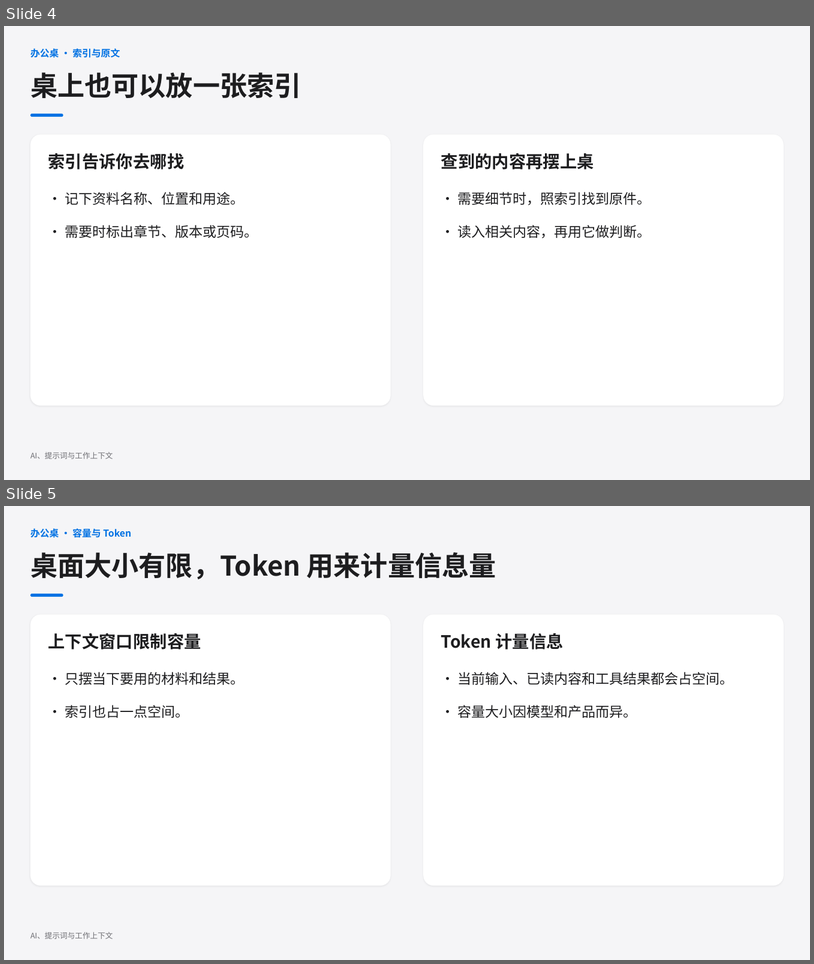
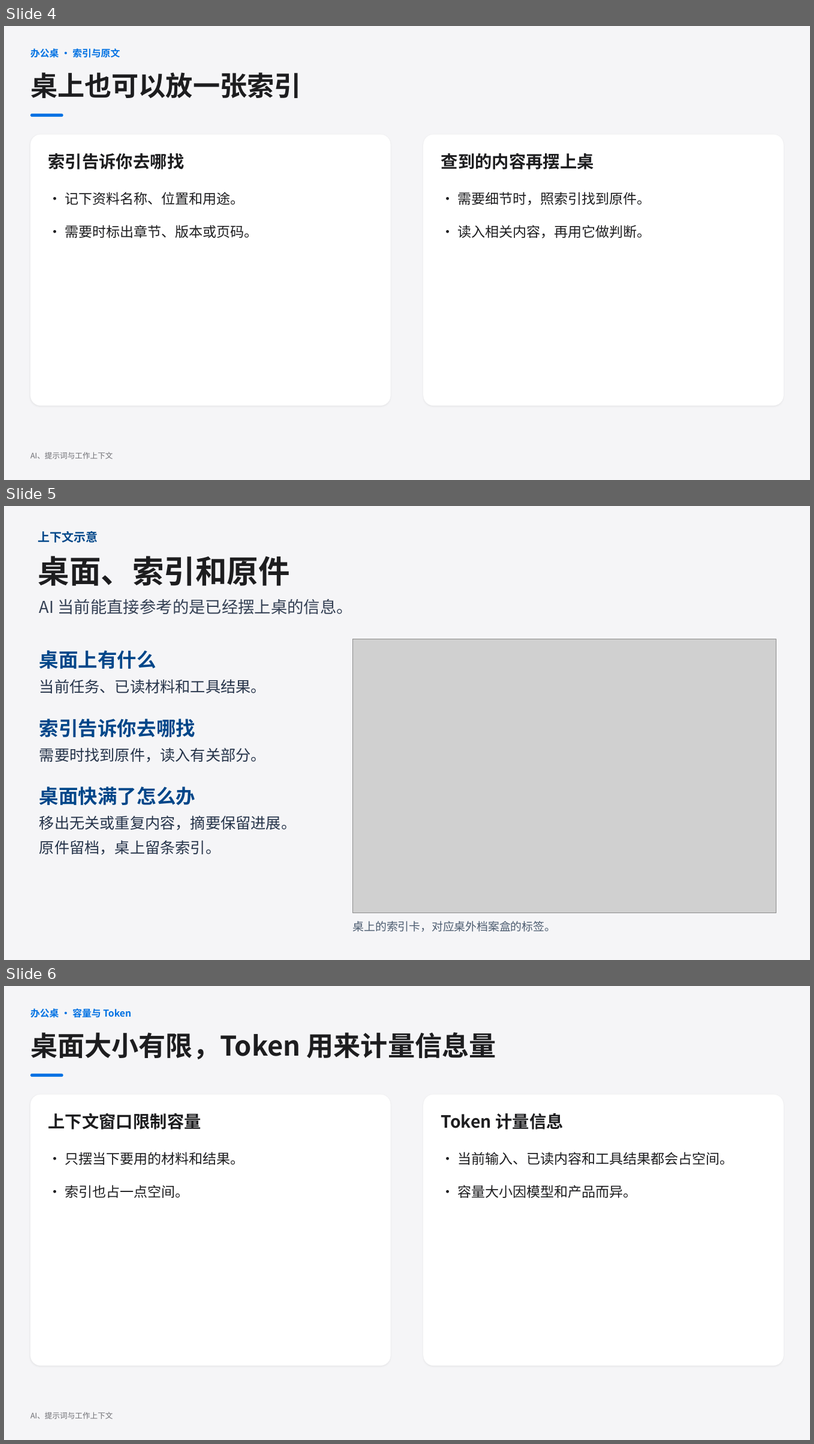
Before and after one commit to jihtsan/https-github.com-jihtsan-cz-night-learn-20261111, a slide deck: learn-02/第二课第一部分 - AI 如何接收和完成任务.pptx. Shown one above the other, each under a label of ours: slides 4 and 5 before the commit, slides 4, 5 and 6 after it. The pictures are 814x964 and 814x1444 pixels, drawn with LibreOffice and Linux fonts; fonts in the diff are those of the drawing; grey boxes stand for pictures. Boxes give left, top, right and bottom in pixels: in the first picture for what was removed or moved away, otherwise in the second. Text is boxed around its words. In the diff, an @@ line names an element or a change of style, - is before the commit and + after.

```diff
--- a/learn-02/第二课第一部分 - AI 如何接收和完成任务.pptx
+++ b/learn-02/第二课第一部分 - AI 如何接收和完成任务.pptx
@@ slide 5 added at bbox=[4, 506, 810, 960], background #F5F5F7 @@
@@ text added at bbox=[38, 531, 98, 543], 14.2 pt, text #004689, bold @@
+上下文示意
@@ text added at bbox=[38, 556, 290, 586], 37.5 pt, text #1D1D1F, bold @@
+桌面、索引和原件
@@ text added at bbox=[39, 599, 353, 615], 19.5 pt, text #344054 @@
+AI 当前能直接参考的是已经摆上桌的信息。
@@ picture added at bbox=[353, 639, 777, 913] @@
@@ text added at bbox=[39, 650, 156, 669], 23.2 pt, text #004689, bold @@
+桌面上有什么
@@ text added at bbox=[39, 679, 266, 693], 18 pt, text #26344A @@
+当前任务、已读材料和工具结果。
@@ text added at bbox=[39, 718, 195, 737], 23.2 pt, text #004689, bold @@
+索引告诉你去哪找
@@ text added at bbox=[39, 748, 266, 762], 18 pt, text #26344A @@
+需要时找到原件，读入有关部分。
@@ text added at bbox=[39, 786, 195, 805], 23.2 pt, text #004689, bold @@
+桌面快满了怎么办
@@ text added at bbox=[39, 815, 296, 830], 18 pt, text #26344A @@
+移出无关或重复内容，摘要保留进展。
@@ text added at bbox=[39, 840, 221, 855], 18 pt, text #26344A @@
+原件留档，桌上留条索引。
@@ text added at bbox=[353, 921, 556, 931], 13.5 pt, text #4D5D71 @@
+桌上的索引卡，对应桌外档案盒的标签。
@@ what was slide 5 is now slide 6 @@
```
Also in this commit, not shown: 1 other file.
